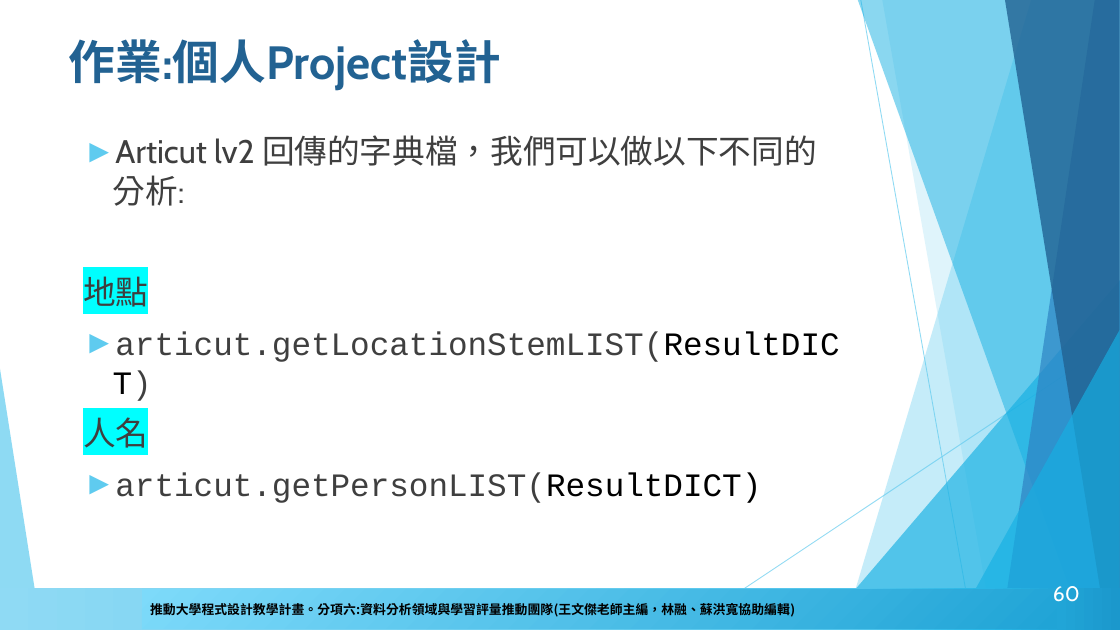
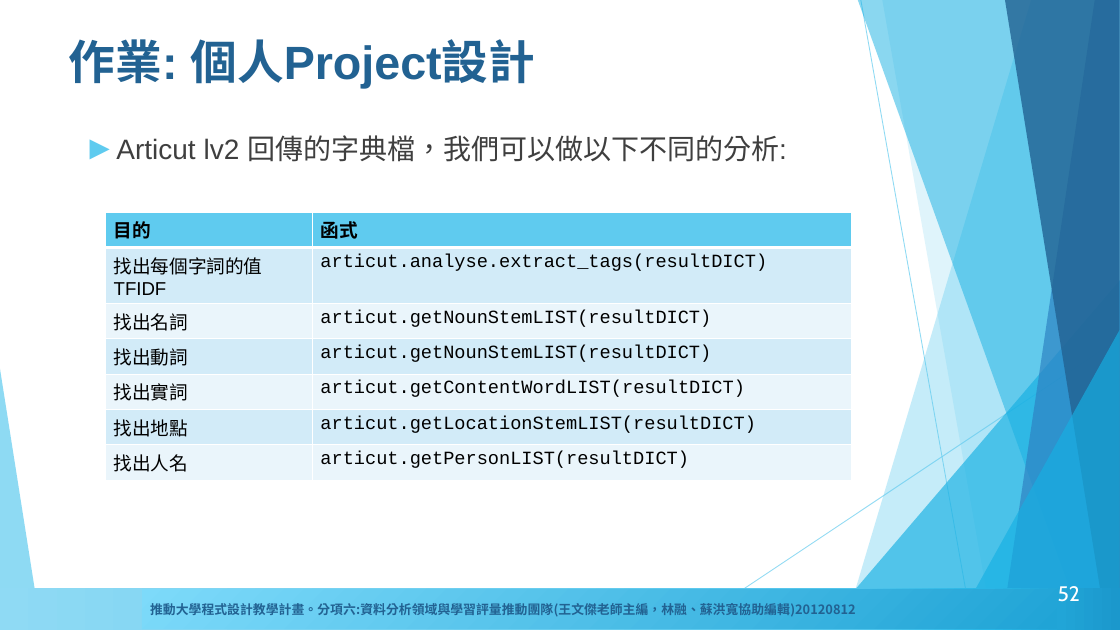
Before and after one commit to howardsukuan/textual-data-analysis-python, a slide deck: slide 52 of week04/文本分析與程式設計week4.pptx (slide 60 before the commit). Drawn at 1120x630 pixels with LibreOffice and Linux fonts; fonts in the diff are those of the drawing; background and template pictures are left out. Boxes give left, top, right and bottom in pixels: in the first picture for what was removed or moved away, otherwise in the second. Text is boxed around its words. In the diff, an @@ line names an element or a change of style, - is before the commit and + after.

```diff
--- a/week04/文本分析與程式設計week4.pptx
+++ b/week04/文本分析與程式設計week4.pptx
@@ title at (69,39,536,89): text changed; font Cabin to Arial @@
-作業:個人Project設計
+作業: 個人Project設計
@@ text "Articut lv2 回傳的字典檔，我們可以做以下不同的分析:" at (116,135,787,162): size 28 to 24 pt, font Cabin to Arial @@
@@ table added at (105,213,852,476), 7 rows, 2 columns @@
+目的 | 函式
+找出每個字詞的值 TFIDF | articut.analyse.extract_tags(resultDICT)
+找出名詞 | articut.getNounStemLIST(resultDICT)
+找出動詞 | articut.getNounStemLIST(resultDICT)
+找出實詞 | articut.getContentWordLIST(resultDICT)
+找出地點 | articut.getLocationStemLIST(resultDICT)
+找出人名 | articut.getPersonLIST(resultDICT)
@@ text at (83,276,839,503): paragraphs removed @@
-地點
-► articut.getLocationStemLIST(ResultDICT)
-人名
-► articut.getPersonLIST(ResultDICT)
@@ text added at (144,598,1032,618), 12 pt, text #226292, bold @@
+推動大學程式設計教學計畫。分項六：資料分析領域與學習評量推動團隊（卓騰語言科技王文傑創辦人主編，林融、蘇洪寬協助編輯）20120812
@@ page number at (1058,586,1080,602): text changed @@
-60
+52
@@ text in rectangle at (150,600,856,618): text changed; text colour #000000 to #226292 @@
-推動大學程式設計教學計畫。分項六:資料分析領域與學習評量推動團隊(王文傑老師主編，林融、蘇洪寬協助編輯)
+推動大學程式設計教學計畫。分項六:資料分析領域與學習評量推動團隊(王文傑老師主編，林融、蘇洪寬協助編輯)20120812
```
Also in this commit, not shown: 54 other slides changed, 8 slides removed, 3 other files.
